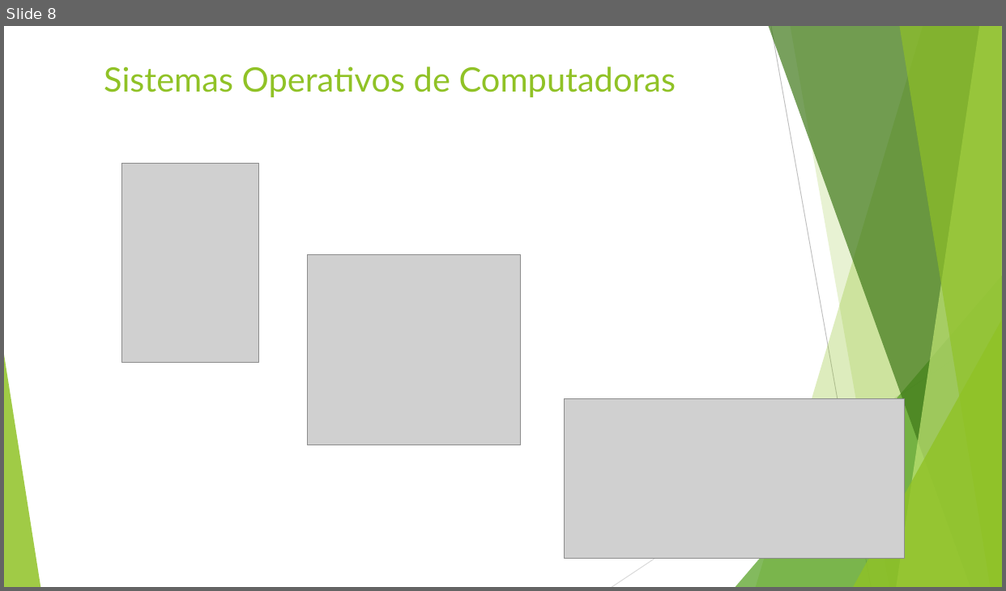
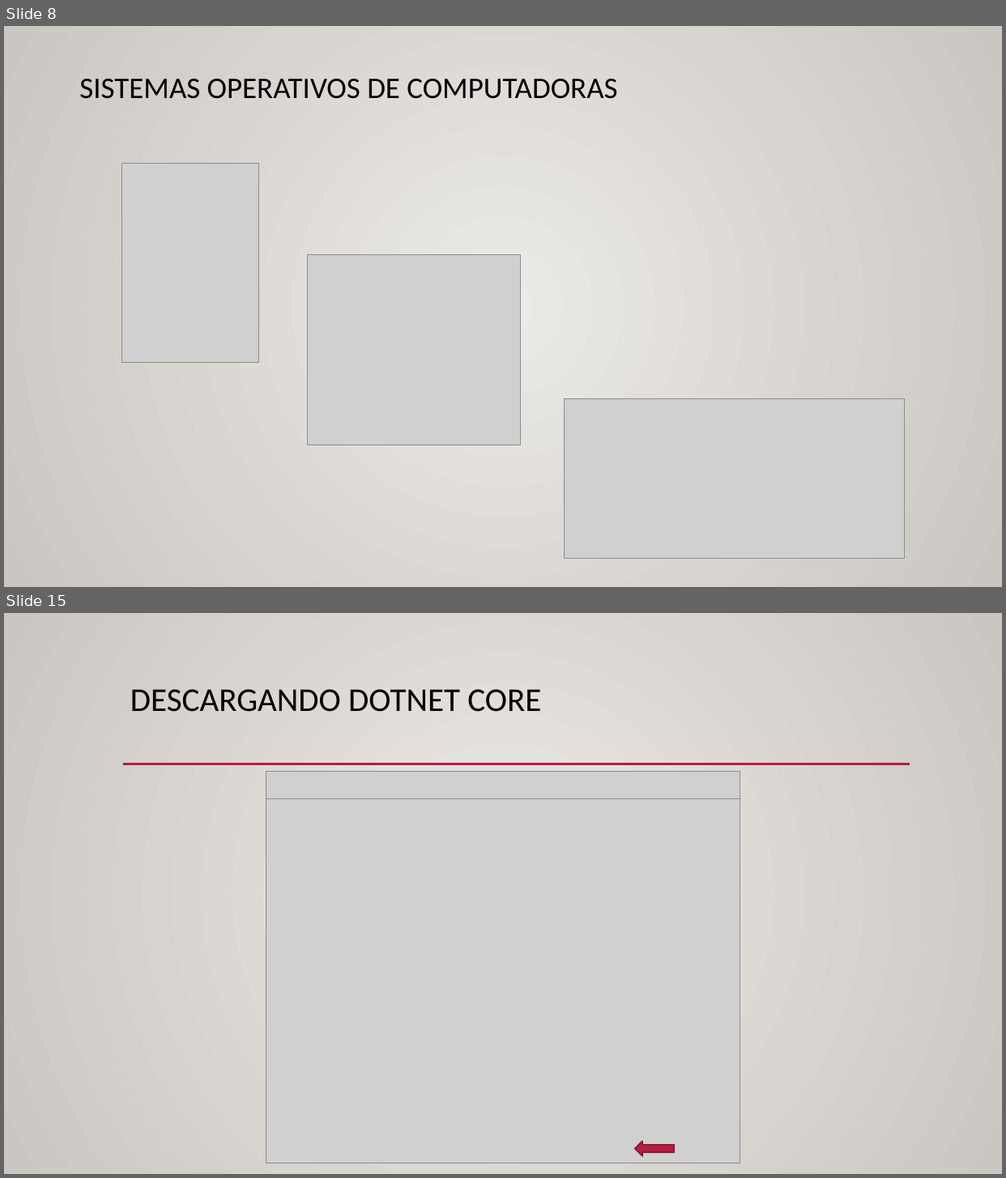
Before and after one commit to AlbertOsinaga/CSharp-MiPrimerLenguaje, a slide deck: C#_MiPrimerLenguaje.pptx. Shown one above the other, each under a label of ours: slide 8 before the commit, slides 8 and 15 after it; the slides between them are not shown. The pictures are 1006x591 and 1006x1178 pixels, drawn with LibreOffice and Linux fonts; fonts in the diff are those of the drawing; grey boxes stand for pictures. Boxes give left, top, right and bottom in pixels: in the first picture for what was removed or moved away, otherwise in the second. Text is boxed around its words. In the diff, an @@ line names an element or a change of style, - is before the commit and + after.

```diff
--- a/C#_MiPrimerLenguaje.pptx
+++ b/C#_MiPrimerLenguaje.pptx
@@ slide 15 added at [4, 613, 1002, 1174], background gradient #ECEAE7 to #CAC7C1 @@
@@ title added at [130, 689, 541, 712], 32 pt, text #000000 @@
+DESCARGANDO DOTNET CORE
@@ line added from (123, 764) to (910, 764), #B71E42 2.5 pt @@
@@ picture added at [266, 771, 740, 806] @@
@@ picture added at [266, 799, 740, 1164] @@
@@ left arrow added at [635, 1142, 674, 1157], fill #B71E42, outline #871631 1.25 pt @@
@@ slide 8 changed as well @@
@@ background #FFFFFF to gradient #ECEAE7 to #CAC7C1 @@
@@ title at [79, 79, 617, 99]: text changed; size 32.4 to 28.8 pt; font Lato to Calibri; text colour #90C226 to #000000 @@
-Sistemas Operativos de Computadoras
+SISTEMAS OPERATIVOS DE COMPUTADORAS
@@ group removed at [4, 26, 1002, 587]: 5 freeform shapes, 3 triangles, 2 lines @@
```
Also in this commit, not shown: 11 other slides changed, 6 other slides added, 1 other file.
